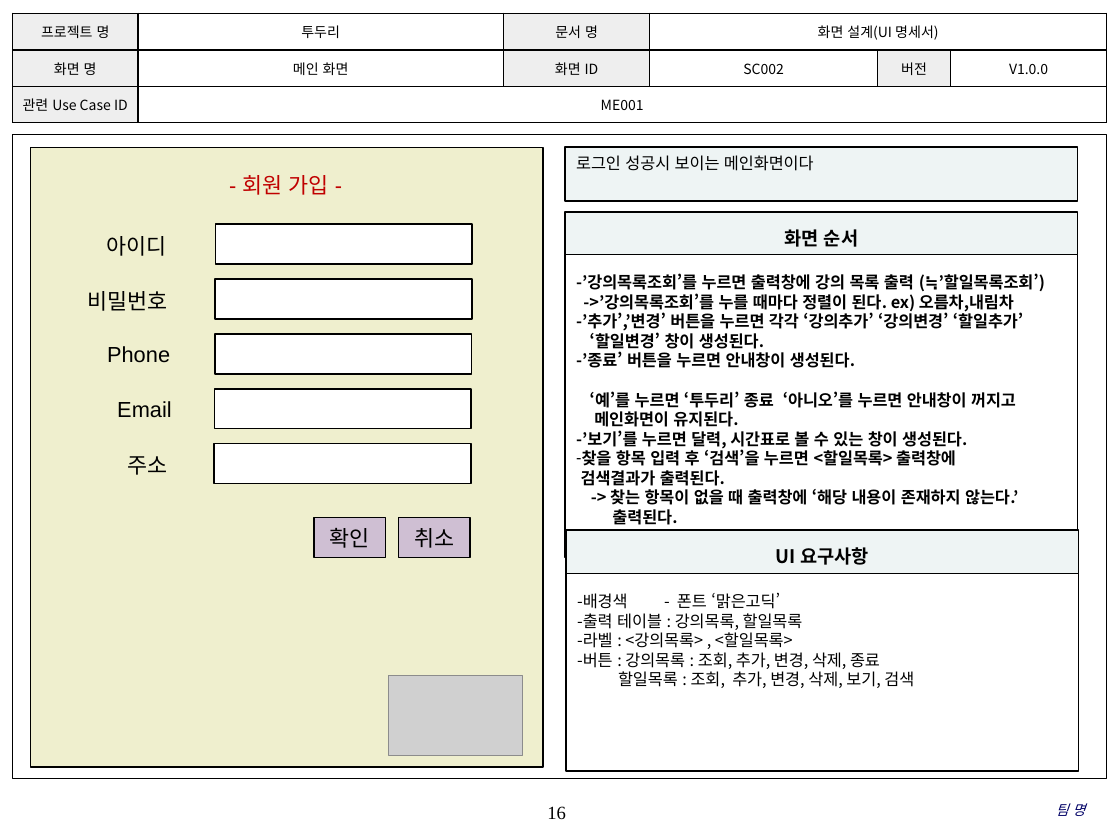
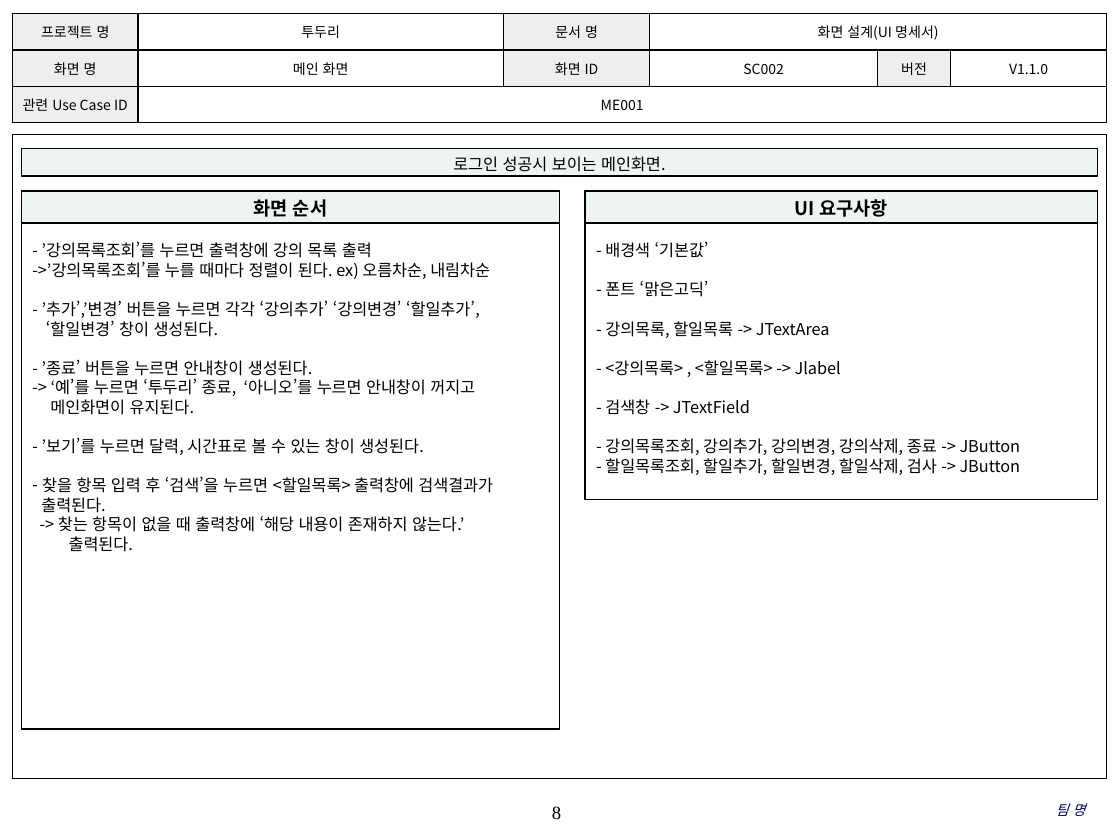
Before and after one commit to coskdms/SE2017_10_TenoutofTen, a slide deck: slide 8 of doc/3_ 설계서/UI Design Template.pptx (slide 16 before the commit). Drawn at 1120x840 pixels with LibreOffice and Linux fonts; fonts in the diff are those of the drawing; grey boxes stand for pictures; background and template pictures are left out. Boxes give left, top, right and bottom in pixels: in the first picture for what was removed or moved away, otherwise in the second. Text is boxed around its words. In the diff, an @@ line names an element or a change of style, - is before the commit and + after.

```diff
--- a/doc/3_ 설계서/UI Design Template.pptx
+++ b/doc/3_ 설계서/UI Design Template.pptx
@@ table at (x1=12, y1=13, x2=1105, y2=123) @@
-row 2, column 6: V1.0.0
+row 2, column 6: V1.1.0
@@ rectangle "로그인 성공시 보이는 메인화면." resized from (x1=566, y1=147, x2=1079, y2=200) to (x1=21, y1=148, x2=1098, y2=176) @@
@@ text in rectangle at (x1=453, y1=156, x2=666, y2=176): text changed @@
-로그인 성공시 보이는 메인화면이다
+로그인 성공시 보이는 메인화면.
@@ rectangle "화면 순서" resized from (x1=566, y1=212, x2=1079, y2=254) to (x1=21, y1=190, x2=559, y2=223) @@
@@ rectangle "UI 요구사항" resized from (x1=567, y1=530, x2=1080, y2=575) to (x1=585, y1=190, x2=1098, y2=223) @@
@@ rectangle "- ’강의목록조회’를 누르면 출력창에 강의 ..." resized from (x1=566, y1=254, x2=1079, y2=558) to (x1=21, y1=223, x2=559, y2=729) @@
@@ rectangle "- 배경색 ‘기본값’" resized from (x1=567, y1=573, x2=1080, y2=771) to (x1=585, y1=223, x2=1098, y2=500) @@
@@ text in rectangle at (x1=32, y1=241, x2=490, y2=321): text changed; bold off @@
--’강의목록조회’를 누르면 출력창에 강의 목록 출력 (≒’할일목록조회’)
-->’강의목록조회’를 누를 때마다 정렬이 된다. ex) 오름차,내림차
--’추가’,’변경’ 버튼을 누르면 각각 ‘강의추가’ ‘강의변경’ ‘할일추가’
+- ’강의목록조회’를 누르면 출력창에 강의 목록 출력
+->’강의목록조회’를 누를 때마다 정렬이 된다. ex) 오름차순, 내림차순
+- ’추가’,’변경’ 버튼을 누르면 각각 ‘강의추가’ ‘강의변경’ ‘할일추가’,
@@ text in rectangle at (x1=605, y1=242, x2=1021, y2=475): text changed @@
--배경색 - 폰트 ‘맑은고딕’
--출력 테이블 : 강의목록, 할일목록
--라벨 : <강의목록> , <할일목록>
--버튼 : 강의목록 : 조회, 추가, 변경, 삭제, 종료
-할일목록 : 조회, 추가, 변경, 삭제, 보기, 검색
+- 배경색 ‘기본값’
+- 폰트 ‘맑은고딕’
+- 강의목록, 할일목록 -> JTextArea
+- <강의목록> , <할일목록> -> Jlabel
+- 검색창 -> JTextField
+- 강의목록조회, 강의추가, 강의변경, 강의삭제, 종료 -> JButton
+- 할일목록조회, 할일추가, 할일변경, 할일삭제, 검사 -> JButton
@@ text in rectangle at (x1=46, y1=320, x2=464, y2=552): bold off in "‘할일변경’ 창이 생성된다.", "메인화면이 유지된다.", "-> 찾는 항목이 없을 때 출력창에 ‘해당 ...", "출력된다." @@
@@ text in rectangle at (x1=42, y1=360, x2=475, y2=396): text changed; bold off @@
--’종료’ 버튼을 누르면 안내창이 생성된다.
-‘예’를 누르면 ‘투두리’ 종료 ‘아니오’를 누르면 안내창이 꺼지고
+- ’종료’ 버튼을 누르면 안내창이 생성된다.
+-> ‘예’를 누르면 ‘투두리’ 종료, ‘아니오’를 누르면 안내창이 꺼지고
@@ text in rectangle at (x1=41, y1=438, x2=493, y2=513): text changed; bold off @@
--’보기’를 누르면 달력, 시간표로 볼 수 있는 창이 생성된다.
-– 찾을 항목 입력 후 ‘검색’을 누르면 <할일목록> 출력창에
-검색결과가 출력된다.
+- ’보기’를 누르면 달력, 시간표로 볼 수 있는 창이 생성된다.
+– 찾을 항목 입력 후 ‘검색’을 누르면 <할일목록> 출력창에 검색결과가
+출력된다.
@@ group removed at (x1=30, y1=148, x2=543, y2=767): 8 rectangles, 6 texts, 1 picture @@
-확인
-- 회원 가입 -
-아이디
-비밀번호
-Phone
-Email
-주소
-취소
@@ page number at (x1=552, y1=806, x2=561, y2=820): text changed @@
-16
+8
```
Also in this commit, not shown: 15 other slides changed, 5 slides added, 9 slides removed.
